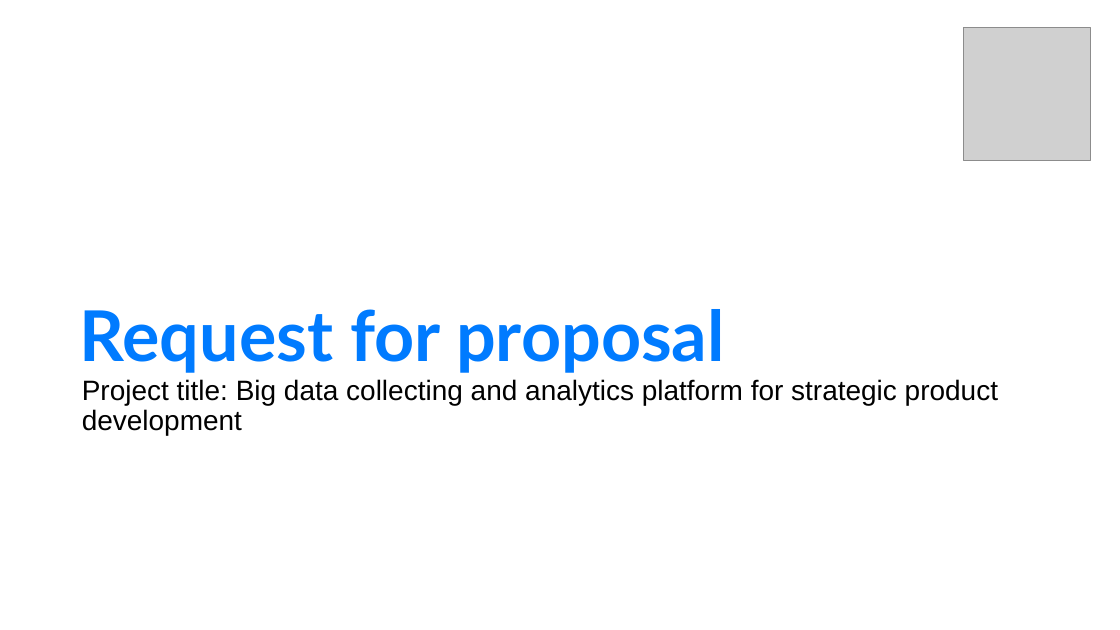
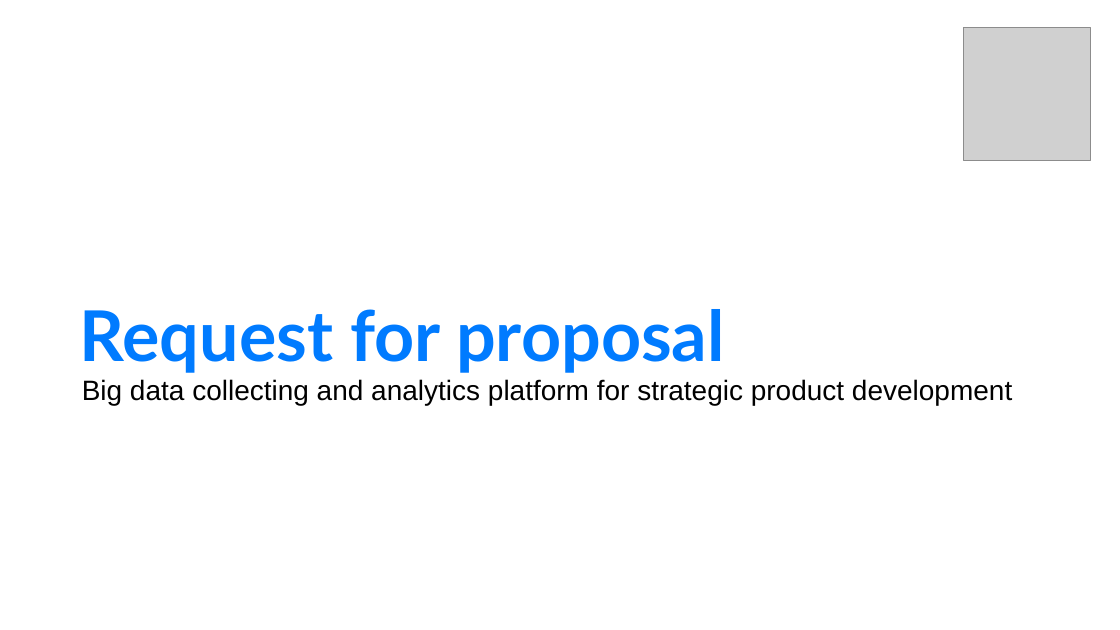
Before and after one commit to seraogianluca/IR2, a slide deck: slide 1 of PM/RFP Presentation.pptx. Drawn at 1120x630 pixels with LibreOffice and Linux fonts; fonts in the diff are those of the drawing; grey boxes stand for pictures. Boxes give left, top, right and bottom in pixels: in the first picture for what was removed or moved away, otherwise in the second. Text is boxed around its words. In the diff, an @@ line names an element or a change of style, - is before the commit and + after.

```diff
--- a/PM/RFP Presentation.pptx
+++ b/PM/RFP Presentation.pptx
@@ subtitle at (82,379,1012,405): text changed @@
-Project title: Big data collecting and analytics platform for strategic product development
+Big data collecting and analytics platform for strategic product development
```
Also in this commit, not shown: 2 other slides changed, 15 slides added, 6 other files.
